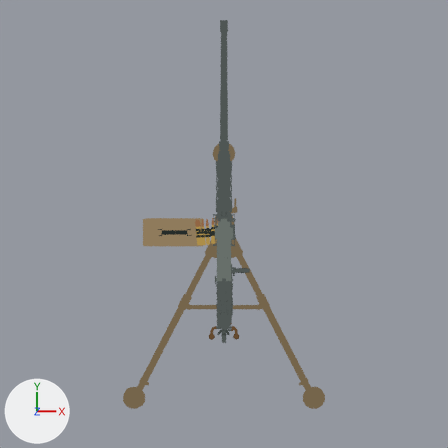
The Blender file ArtSource/HeavyMachineGuns/output/M2HB/model.blend as it was, and as the next commit left it.
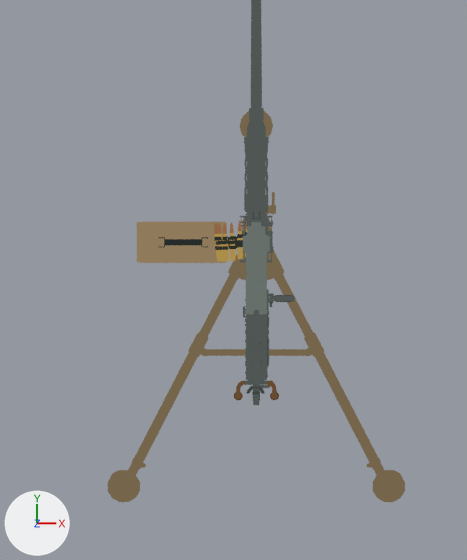
Each version is shown from the file's camera 'ORTHOGRAPHIC_90_DEGREES', then close up on the part from 11% to 82% of the width and 15% to 100% of the height. Every picture has the same lights, and +X, +Y and +Z are marked at lower left. The last two pictures show the newer version.

Names of what the first close-up shows: 'Barrel / gun', 'Body_M2 / gun', 'Cover.007 / gun', 'Tripod_body_001_Low / ammo_lid', 'Tripod_body_001_Low / mount' and 10 more.
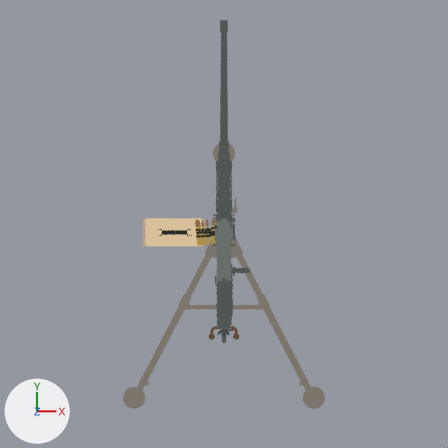
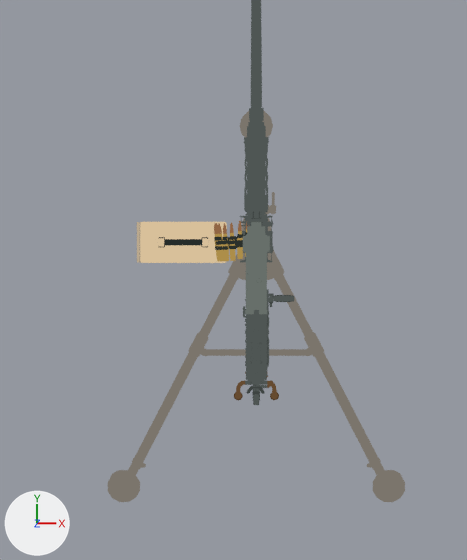
Boxes (x1, y1, x2, y2) around the edits, measured in the close-ups (467 x 560 px):
```json
{"object": "Tripod_body_001_Low / mount", "change": "recoloured", "before": [108, 111, 405, 502], "after": [108, 111, 405, 502]}
{"part": 1, "of": "me_tripod_body_001_low_ammo_lid", "change": "recoloured", "before": [143, 222, 227, 263], "after": [143, 222, 227, 263], "on screen": "brown to beige"}
{"part": 2, "of": "me_tripod_body_001_low_ammo_lid", "change": "recoloured", "before": [140, 222, 223, 263], "after": [140, 222, 223, 263], "on screen": "brown to beige"}
```

The change, as JSON lines over the scene's bpy script:
```json
{"op": "add", "block": "mat_paint_lid_side", "code": ["mat_paint_lid_side = emission_material('paint_lid_side')", "mat_paint_lid_side.base_color = (0.292, 0.25, 0.195)  # brown #93897a"]}
{"op": "add", "block": "mat_paint_lid_top", "code": ["mat_paint_lid_top = emission_material('paint_lid_top')", "mat_paint_lid_top.base_color = (0.687, 0.527, 0.323)  # beige #d8c09a"]}
{"op": "add", "block": "mat_paint_lid_rear", "code": ["mat_paint_lid_rear = emission_material('paint_lid_rear')", "mat_paint_lid_rear.base_color = (0.381, 0.319, 0.231)  # beige #a69984"]}
{"op": "add", "block": "mat_paint_lid_bottom", "code": ["mat_paint_lid_bottom = emission_material('paint_lid_bottom')", "mat_paint_lid_bottom.base_color = (0.198, 0.178, 0.15)  # grey #7b756c"]}
{"op": "add", "block": "mat_paint_lid_front", "code": ["mat_paint_lid_front = emission_material('paint_lid_front')", "mat_paint_lid_front.base_color = (0.462, 0.371, 0.258)  # beige #b5a48b"]}
{"op": "add", "block": "mat_paint_support_top", "code": ["mat_paint_support_top = emission_material('paint_support_top')", "mat_paint_support_top.base_color = (0.198, 0.178, 0.15)  # grey #7b756c"]}
{"block": "me_tripod_body_001_low_mount", "where": "me_tripod_body_001_low_mount.from_pydata(...)  # 3417 vertices, 3589 faces; spans x -0.512..0.512, y -0.937..0.416, z -0.308..0.055"}
{"op": "remove", "block": "me_tripod_body_001_low_mount", "code": "me_tripod_body_001_low_mount.materials.append(mat_mount_top)  # brown #75654b"}
{"op": "add", "block": "me_tripod_body_001_low_mount", "code": "me_tripod_body_001_low_mount.materials.append(mat_paint_support_top)  # grey #7b756c"}
{"block": "me_tripod_body_001_low_ammo_lid", "where": "me_tripod_body_001_low_ammo_lid.from_pydata(...)  # 2067 vertices, 2185 faces; spans x -0.4..-0.102, y -0.114..0.028, z -0.073..-0.009"}
{"block": "me_tripod_body_001_low_ammo_lid", "where": "# used by ob_tripod_body_001_low___ammo_lid; location = (0.0, 0.0, 0.0)"}
{"block": "me_tripod_body_001_low_ammo_lid", "change": "me_tripod_body_001_low_ammo_lid part 1: 199 of the faces centred in x -0.213..-0.102, y -0.113..0.027, z -0.064..-0.045 switch from mat_ammo_top (brown #8f7b5c) to mat_paint_lid_top (beige #d8c09a)"}
{"block": "me_tripod_body_001_low_ammo_lid", "change": "me_tripod_body_001_low_ammo_lid part 2: 28 of the faces centred in x -0.399..-0.251, y -0.113..0.028, z -0.051..-0.045 switch from mat_ammo_top (brown #8f7b5c) to mat_paint_lid_top (beige #d8c09a)"}
{"op": "add", "block": "me_tripod_body_001_low_ammo_lid", "code": "me_tripod_body_001_low_ammo_lid.materials.append(mat_paint_lid_front)  # beige #b5a48b"}
{"op": "add", "block": "me_tripod_body_001_low_ammo_lid", "code": "me_tripod_body_001_low_ammo_lid.materials.append(mat_paint_lid_rear)  # beige #a69984"}
{"op": "add", "block": "me_tripod_body_001_low_ammo_lid", "code": "me_tripod_body_001_low_ammo_lid.materials.append(mat_paint_lid_side)  # brown #93897a"}
{"op": "add", "block": "me_tripod_body_001_low_ammo_lid", "code": "me_tripod_body_001_low_ammo_lid.materials.append(mat_paint_lid_bottom)  # grey #7b756c"}
```
